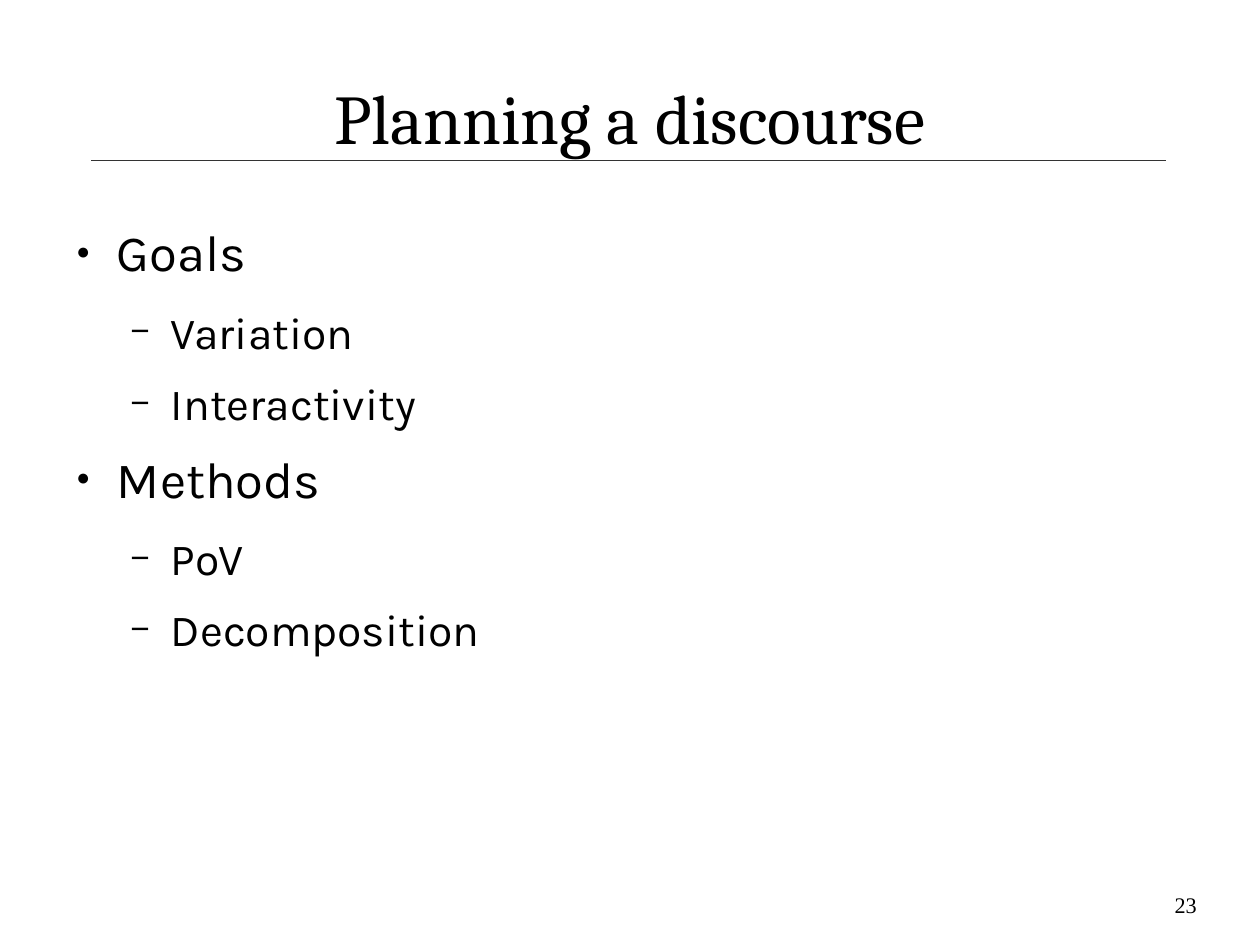
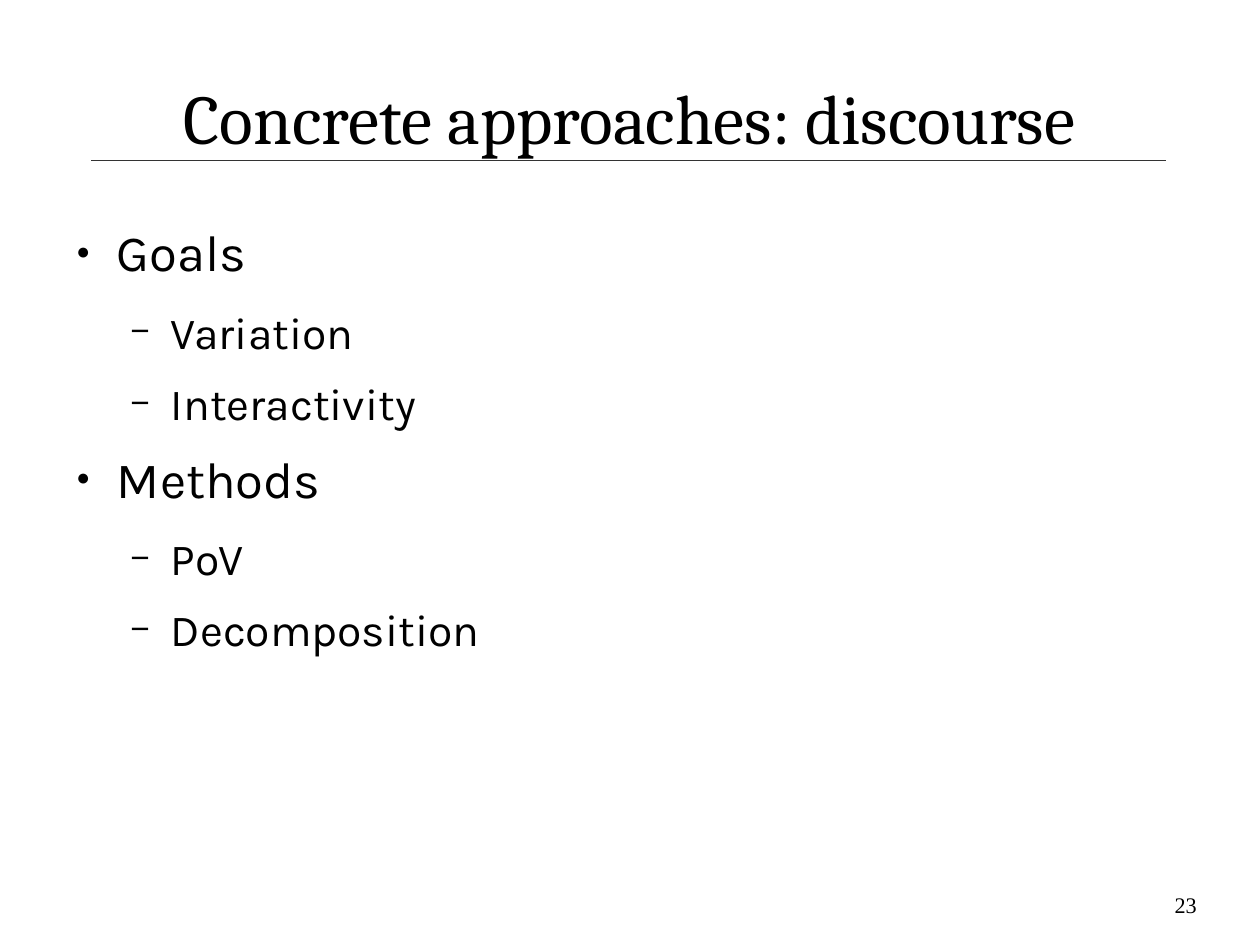
Before and after one commit to IllDepence/ai_seminar, a slide deck: slide 23 of praes/praes.odp. Drawn at 1260x945 pixels with LibreOffice and Linux fonts; fonts in the diff are those of the drawing. Boxes give left, top, right and bottom in pixels: in the first picture for what was removed or moved away, otherwise in the second. Text is boxed around its words. In the diff, an @@ line names an element or a change of style, - is before the commit and + after.

```diff
--- a/praes/praes.odp
+++ b/praes/praes.odp
@@ title at (184,95,1075,159): text changed @@
-Planning a discourse
+Concrete approaches: discourse
```
Also in this commit, not shown: 8 other slides changed, 5 slides added, 2 other files.
